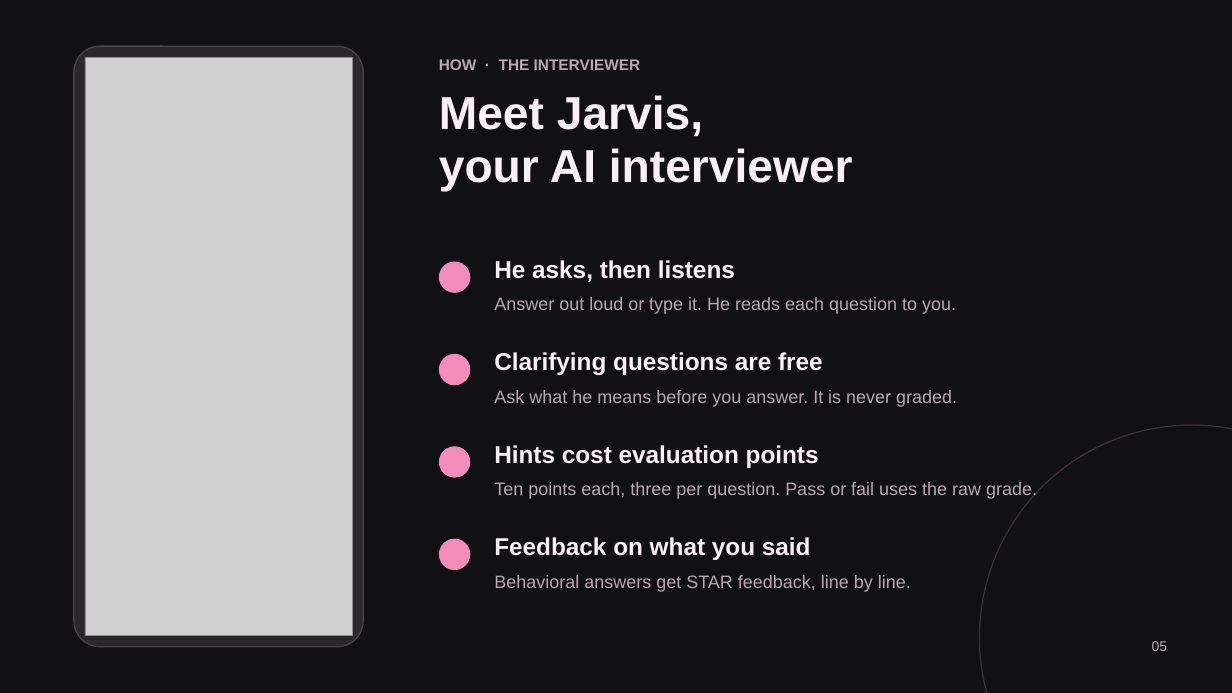
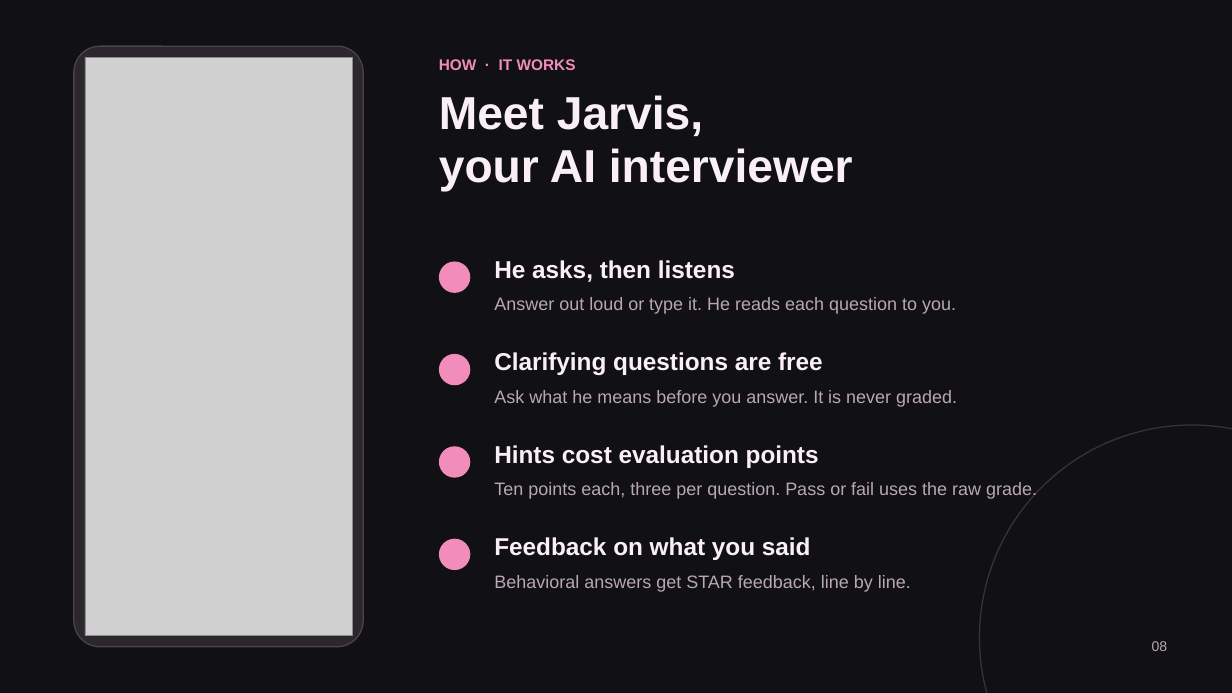
Before and after one commit to Charlesganu2004/Whitman-Hackathon, a slide deck: slide 8 of docs/presentation/Unscroll-pitch.pptx (slide 5 before the commit). Drawn at 1232x693 pixels with LibreOffice and Linux fonts; fonts in the diff are those of the drawing; grey boxes stand for pictures. Boxes give left, top, right and bottom in pixels: in the first picture for what was removed or moved away, otherwise in the second. Text is boxed around its words. In the diff, an @@ line names an element or a change of style, - is before the commit and + after.

```diff
--- a/docs/presentation/Unscroll-pitch.pptx
+++ b/docs/presentation/Unscroll-pitch.pptx
@@ text at [439,59,576,70]: text changed; text colour #B9A7B3 to #F28DBB @@
-HOW · THE INTERVIEWER
+HOW · IT WORKS
@@ text at [1152,641,1168,651]: text changed @@
-05
+08
```
Also in this commit, not shown: 7 other slides changed, 3 slides added, 1 slide removed, 1 other file.
